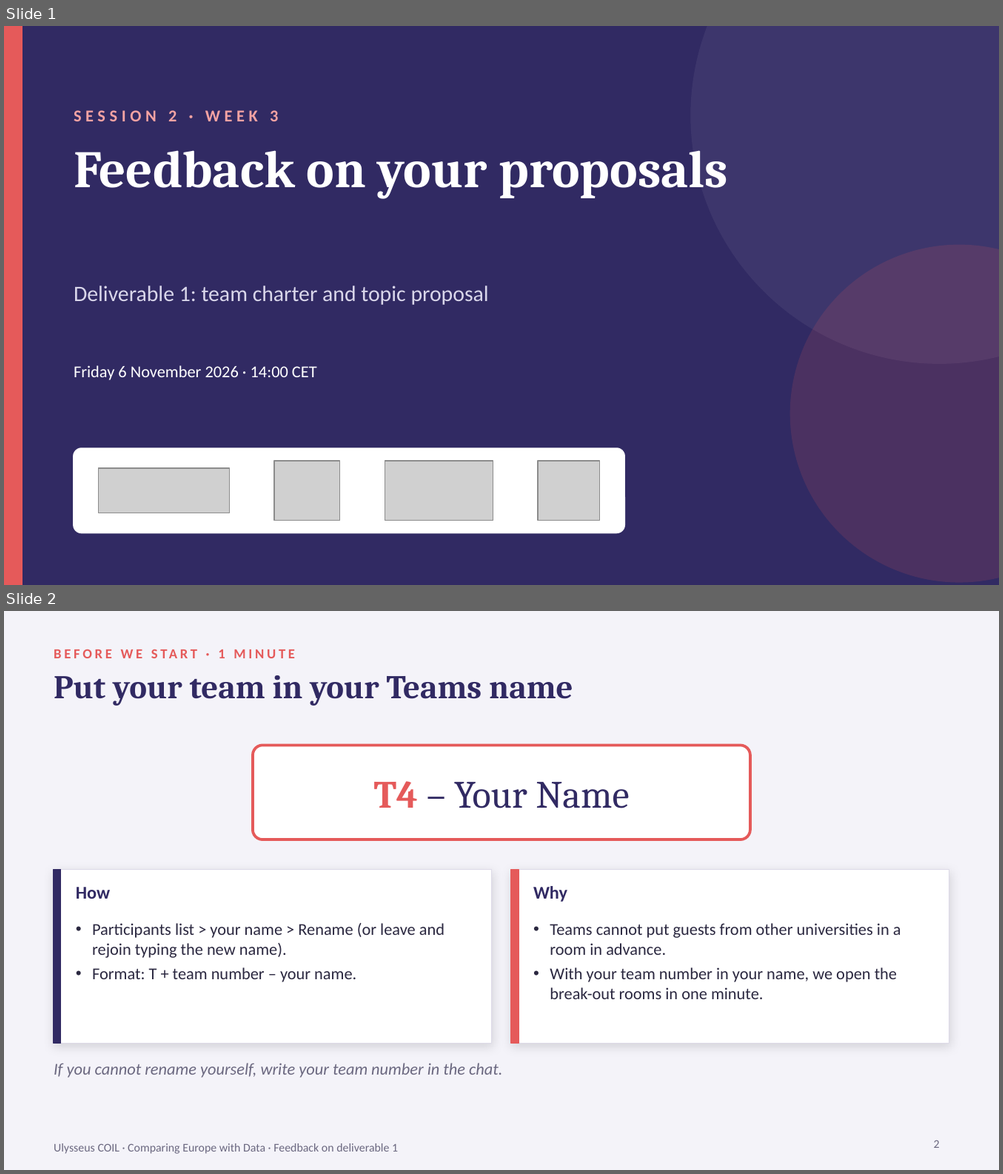
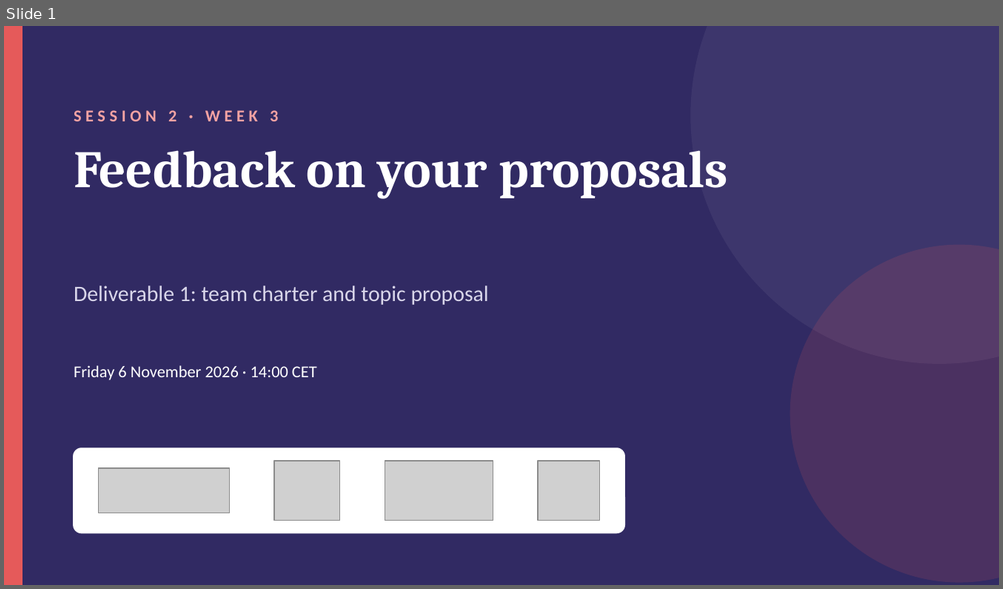
Before and after one commit to coil-europe/coil-europe.github.io, a slide deck: docs/slides/COIL_2_feedback_deliverable1.pptx. Shown one above the other, each under a label of ours: slides 1 and 2 before the commit, slide 1 after it. The pictures are 1003x1174 and 1003x589 pixels, drawn with LibreOffice and Linux fonts; fonts in the diff are those of the drawing; grey boxes stand for pictures. Boxes give left, top, right and bottom in pixels: in the first picture for what was removed or moved away, otherwise in the second. Text is boxed around its words. In the diff, an @@ line names an element or a change of style, - is before the commit and + after.

```diff
--- a/docs/slides/COIL_2_feedback_deliverable1.pptx
+++ b/docs/slides/COIL_2_feedback_deliverable1.pptx
@@ slide 2 removed at <box>4,611,999,1170</box>, background #F4F3F9 @@
@@ text removed at <box>218,649,225,658</box> @@
-BEFORE WE START · 1 MINUTE
@@ text removed at <box>54,675,572,706</box> @@
-Put your team in your Teams name
@@ rounded rectangle removed at <box>253,745,750,840</box> @@
@@ text removed at <box>374,781,629,809</box> @@
-T4 – Your Name
@@ rectangle removed at <box>54,869,492,1044</box> @@
@@ rectangle removed at <box>54,869,61,1044</box> @@
@@ rectangle removed at <box>511,869,949,1044</box> @@
@@ rectangle removed at <box>511,869,518,1044</box> @@
@@ text removed at <box>76,887,110,899</box> @@
-How
@@ text removed at <box>533,886,567,902</box> @@
-Why
@@ text removed at <box>92,923,444,982</box> @@
-• Participants list > your name > Rename (or leave and rejoin typing the new name).
-• Format: T + team number – your name.
@@ text removed at <box>549,923,901,999</box> @@
-• Teams cannot put guests from other universities in a room in advance.
-• With your team number in your name, we open the break-out rooms in one minute.
@@ text removed at <box>54,1063,502,1078</box> @@
-If you cannot rename yourself, write your team number in the chat.
@@ page number removed at <box>933,1141,939,1148</box> @@
-2
@@ text removed at <box>54,1144,398,1154</box> @@
-Ulysseus COIL · Comparing Europe with Data · Feedback on deliverable 1
```
Also in this commit, not shown: 1 other file.
